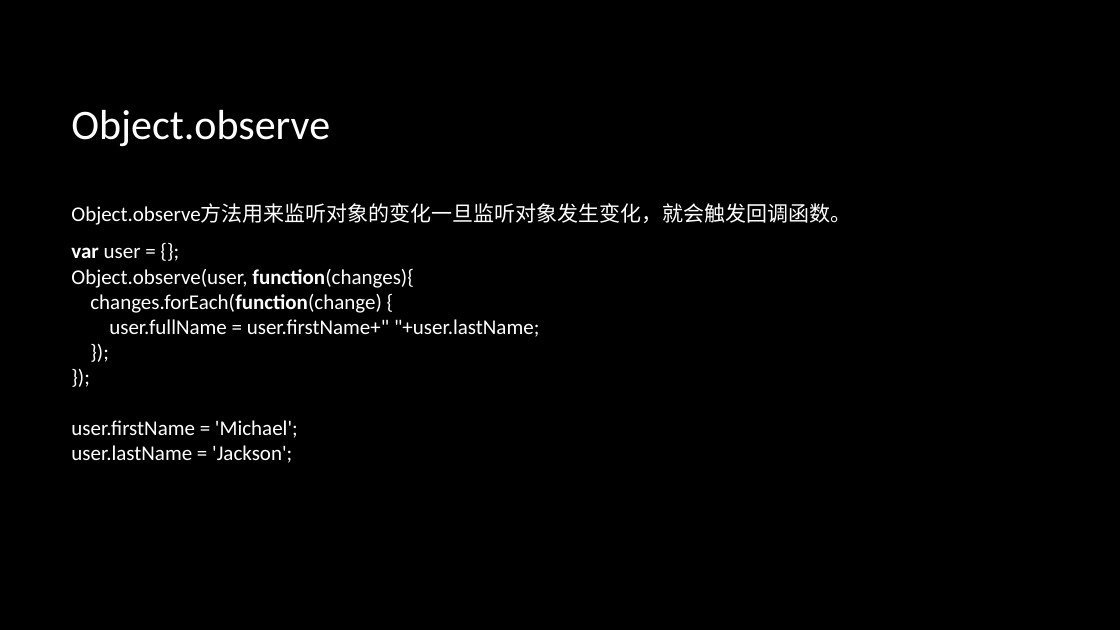
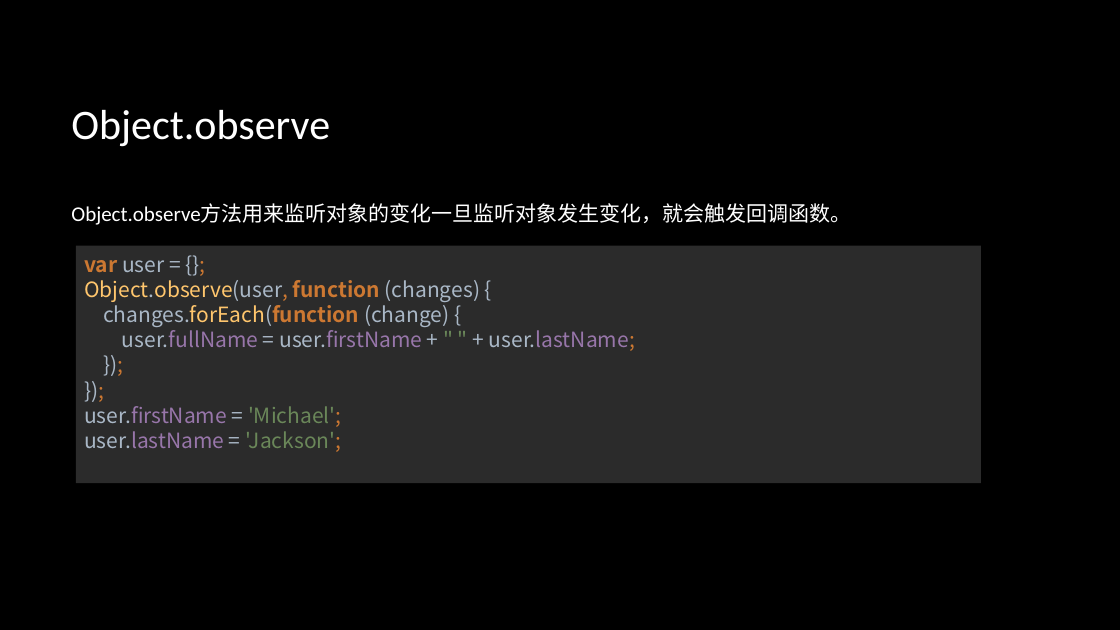
Before and after one commit to zhanglingkang/study, a slide deck: slide 35 of article/front-end/前端技术分享.pptx (slide 34 before the commit). Drawn at 1120x630 pixels with LibreOffice and Linux fonts; fonts in the diff are those of the drawing; background and template pictures are left out. Boxes give left, top, right and bottom in pixels: in the first picture for what was removed or moved away, otherwise in the second. Text is boxed around its words. In the diff, an @@ line names an element or a change of style, - is before the commit and + after.

```diff
--- a/article/front-end/前端技术分享.pptx
+++ b/article/front-end/前端技术分享.pptx
@@ text at [71,247,539,463]: paragraph removed @@
-var user = {};
-Object.observe(user, function(changes){
-changes.forEach(function(change) {
-user.fullName = user.firstName+" "+user.lastName;
-});
-});
-user.firstName = 'Michael';
-user.lastName = 'Jackson';
@@ rectangle added at [76,245,981,483], fill #2B2B2B, 18 pt, text #A9B7C6 @@
+var user = {};
+Object.observe(user, function (changes) {
+changes.forEach(function (change) {
+user.fullName = user.firstName + " " + user.lastName;
+});
+});
+user.firstName = 'Michael';
+user.lastName = 'Jackson';
```
Also in this commit, not shown: 4 other slides changed, 2 slides added, 1 slide removed.
